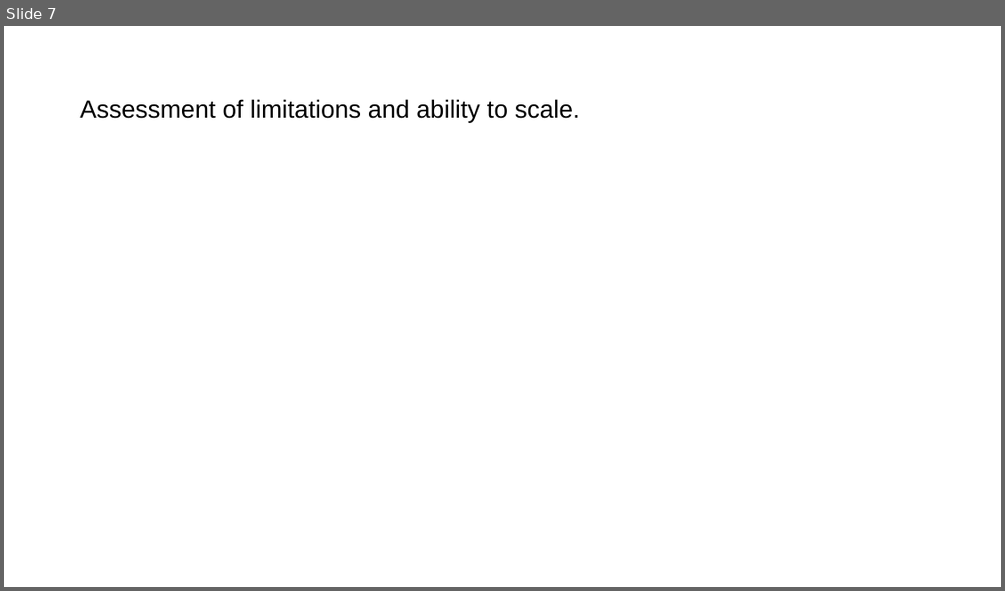
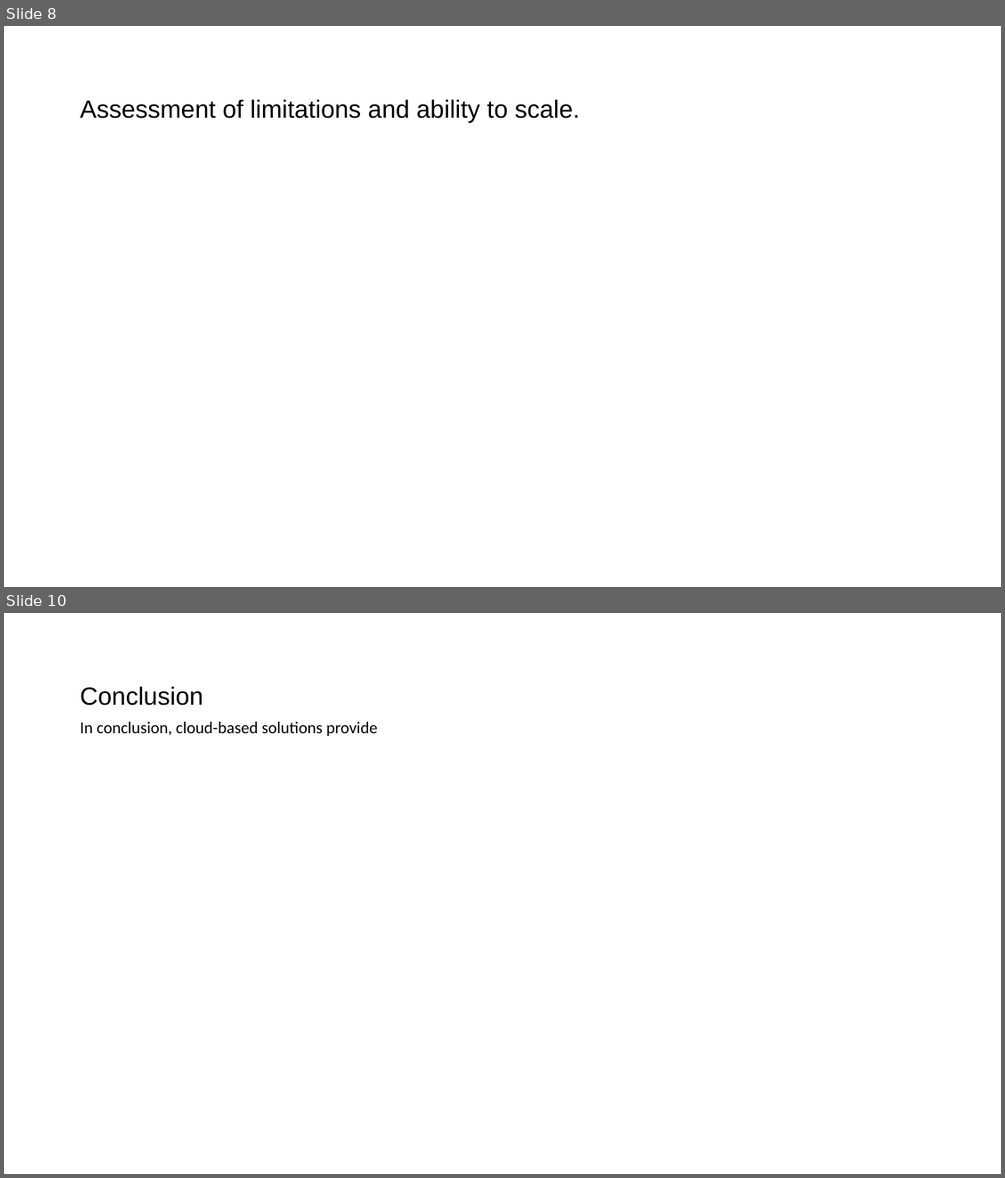
Before and after one commit to DevTobsterr/COM682, a slide deck: Cloud Native Development.pptx. Shown one above the other, each under a label of ours: slide 7 before the commit, slides 8 and 10 after it; the slides between them are not shown. The pictures are 1005x591 and 1005x1178 pixels, drawn with LibreOffice and Linux fonts; fonts in the diff are those of the drawing. Boxes give left, top, right and bottom in pixels: in the first picture for what was removed or moved away, otherwise in the second. Text is boxed around its words. In the diff, an @@ line names an element or a change of style, - is before the commit and + after.

```diff
--- a/Cloud Native Development.pptx
+++ b/Cloud Native Development.pptx
@@ slide 10 added at [4,613,1001,1174], background #FFFFFF @@
@@ title added at [80,686,203,706], 24 pt, text #000000 @@
+Conclusion
@@ text added at [80,722,377,736], 16 pt, text #000000 @@
+In conclusion, cloud-based solutions provide
@@ what was slide 7 is now slide 8 @@
```
Also in this commit, not shown: 6 slides changed, 2 other slides added, 3 slides removed, 1 other file.
